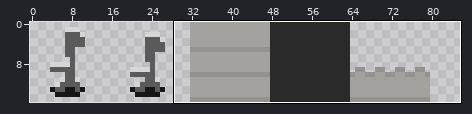
Sprite sheet, stored at assets/textures.png. Above, an overview of the earlier version with the close-up marked.
Close-up. Old version:
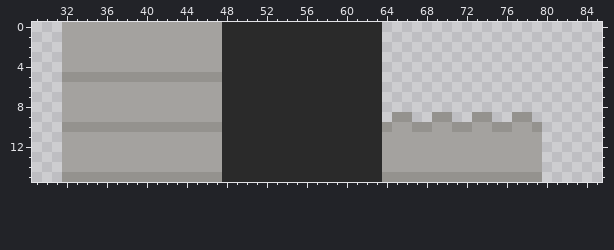
The file is 128x16 pixels. Colours within 5 levels of each other are drawn and written as one. Shown: x 29..85, y 0..15. The wide view leaves out empty margins.
Once edited:
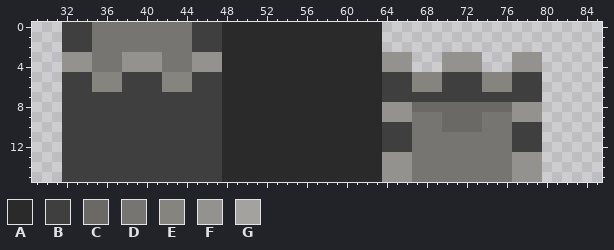
Palette (. is transparent): A #2a2a2a  B #3f3f3f  C #6b6966  D #777571  E #86847f  F #94928e  G #a4a29f
The exact change:
@@ x 29..85 @@
- 0 ...GGGGGGGGGGGGGGGGAAAAAAAAAAAAAAAA......................
- 1 ...GGGGGGGGGGGGGGGGAAAAAAAAAAAAAAAA......................
- 2 ...GGGGGGGGGGGGGGGGAAAAAAAAAAAAAAAA......................
- 3 ...GGGGGGGGGGGGGGGGAAAAAAAAAAAAAAAA......................
- 4 ...GGGGGGGGGGGGGGGGAAAAAAAAAAAAAAAA......................
- 5 ...FFFFFFFFFFFFFFFFAAAAAAAAAAAAAAAA......................
- 6 ...GGGGGGGGGGGGGGGGAAAAAAAAAAAAAAAA......................
- 7 ...GGGGGGGGGGGGGGGGAAAAAAAAAAAAAAAA......................
- 8 ...GGGGGGGGGGGGGGGGAAAAAAAAAAAAAAAA......................
- 9 ...GGGGGGGGGGGGGGGGAAAAAAAAAAAAAAAA.FF..FF..FF..FF.......
-10 ...FFFFFFFFFFFFFFFFAAAAAAAAAAAAAAAAFGGFFGGFFGGFFGGF......
-11 ...GGGGGGGGGGGGGGGGAAAAAAAAAAAAAAAAGGGGGGGGGGGGGGGG......
-12 ...GGGGGGGGGGGGGGGGAAAAAAAAAAAAAAAAGGGGGGGGGGGGGGGG......
-13 ...GGGGGGGGGGGGGGGGAAAAAAAAAAAAAAAAGGGGGGGGGGGGGGGG......
-14 ...GGGGGGGGGGGGGGGGAAAAAAAAAAAAAAAAGGGGGGGGGGGGGGGG......
-15 ...FFFFFFFFFFFFFFFFAAAAAAAAAAAAAAAAFFFFFFFFFFFFFFFF......
+ 0 ...BBBDDDDDDDDDDBBBAAAAAAAAAAAAAAAA......................
+ 1 ...BBBDDDDDDDDDDBBBAAAAAAAAAAAAAAAA......................
+ 2 ...BBBDDDDDDDDDDBBBAAAAAAAAAAAAAAAA......................
+ 3 ...FFFDDDFFFFDDDFFFAAAAAAAAAAAAAAAAFFF...FFFF...FFF......
+ 4 ...FFFDDDFFFFDDDFFFAAAAAAAAAAAAAAAAFFF...FFFF...FFF......
+ 5 ...BBBEEEBBBBEEEBBBAAAAAAAAAAAAAAAABBBEEEBBBBEEEBBB......
+ 6 ...BBBEEEBBBBEEEBBBAAAAAAAAAAAAAAAABBBEEEBBBBEEEBBB......
+ 7 ...BBBBBBBBBBBBBBBBAAAAAAAAAAAAAAAABBBBBBBBBBBBBBBB......
+ 8 ...BBBBBBBBBBBBBBBBAAAAAAAAAAAAAAAAFFFCCCCCCCCCCFFF......
+ 9 ...BBBBBBBBBBBBBBBBAAAAAAAAAAAAAAAAFFFDDDCCCCDDDFFF......
+10 ...BBBBBBBBBBBBBBBBAAAAAAAAAAAAAAAABBBDDDCCCCDDDBBB......
+11 ...BBBBBBBBBBBBBBBBAAAAAAAAAAAAAAAABBBDDDDDDDDDDBBB......
+12 ...BBBBBBBBBBBBBBBBAAAAAAAAAAAAAAAABBBDDDDDDDDDDBBB......
+13 ...BBBBBBBBBBBBBBBBAAAAAAAAAAAAAAAAFFFDDDDDDDDDDFFF......
+14 ...BBBBBBBBBBBBBBBBAAAAAAAAAAAAAAAAFFFDDDDDDDDDDFFF......
+15 ...BBBBBBBBBBBBBBBBAAAAAAAAAAAAAAAAFFFDDDDDDDDDDFFF......
Pixel boxes of the changes (left, top, right, bottom) in both close-ups:
changed: (62, 22, 222, 182)
changed: (382, 52, 542, 182)
